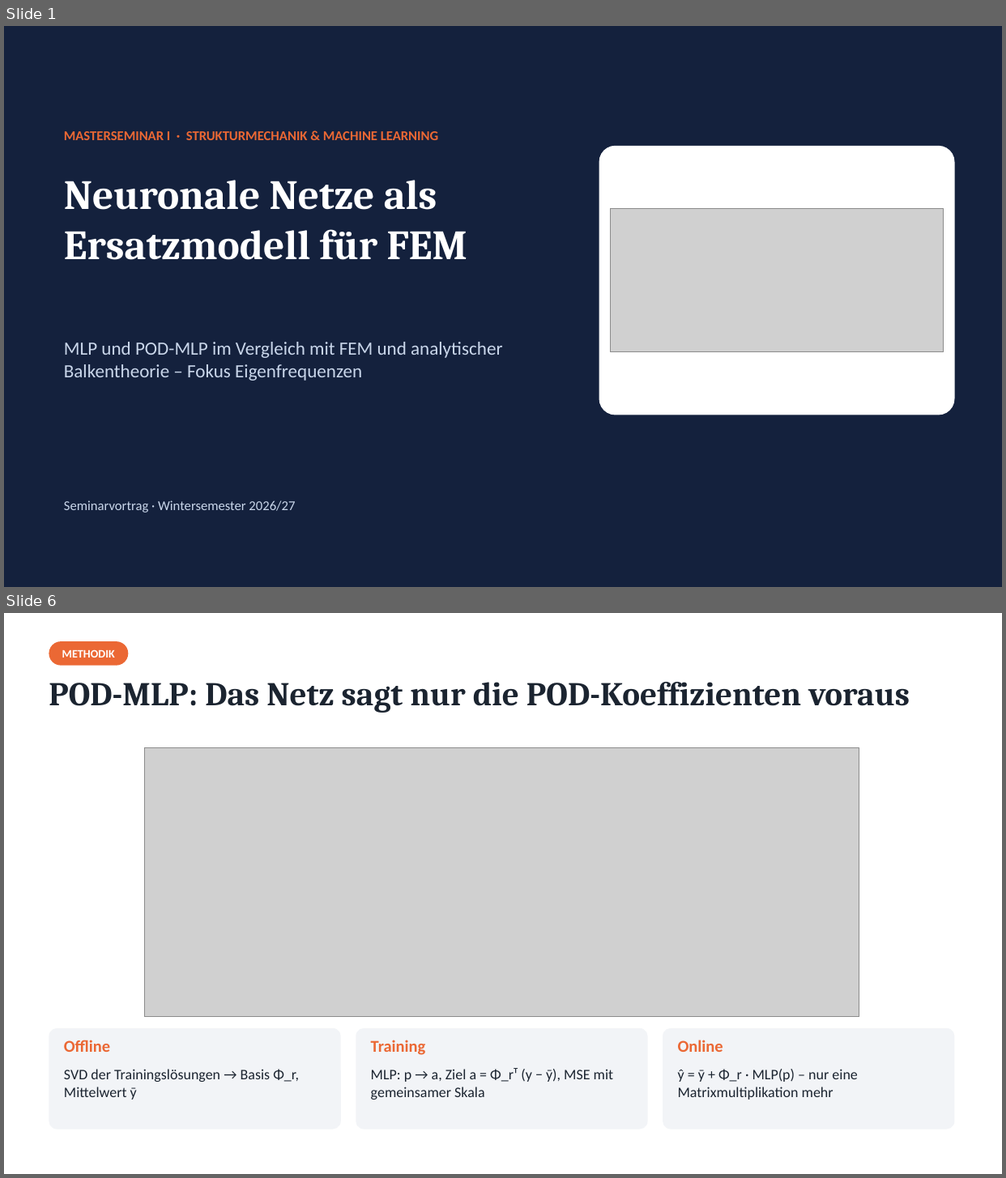
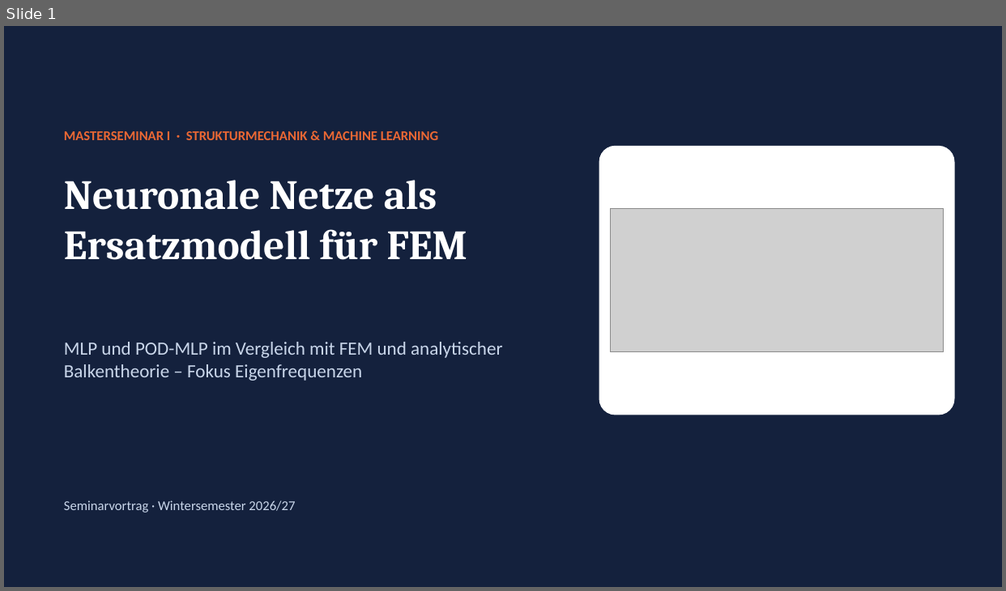
Before and after one commit to mircobuck/Seminar-I---Neuronale-Netz-als-Ersatzmodell-fuer-strukturmechanische-Berechnung, a slide deck: Praesentation/Vortrag_MLP_POD-MLP.pptx. Shown one above the other, each under a label of ours: slides 1 and 6 before the commit, slide 1 after it; the slides between them are not shown. The pictures are 1006x1178 and 1006x591 pixels, drawn with LibreOffice and Linux fonts; fonts in the diff are those of the drawing; grey boxes stand for pictures. Boxes give left, top, right and bottom in pixels: in the first picture for what was removed or moved away, otherwise in the second. Text is boxed around its words. In the diff, an @@ line names an element or a change of style, - is before the commit and + after.

```diff
--- a/Praesentation/Vortrag_MLP_POD-MLP.pptx
+++ b/Praesentation/Vortrag_MLP_POD-MLP.pptx
@@ slide 6 removed at [4,613,1002,1174], background #FFFFFF @@
@@ rounded rectangle removed at [49,641,128,666] @@
-METHODIK
@@ text removed at [49,682,910,713] @@
-POD-MLP: Das Netz sagt nur die POD-Koeffizienten voraus
@@ picture removed at [144,747,859,1017] @@
@@ rounded rectangle removed at [49,1029,341,1130] @@
@@ text removed at [64,1040,110,1052] @@
-Offline
@@ rounded rectangle removed at [356,1029,648,1130] @@
@@ text removed at [371,1040,426,1055] @@
-Training
@@ rounded rectangle removed at [663,1029,955,1130] @@
@@ text removed at [678,1040,723,1052] @@
-Online
@@ text removed at [64,1069,299,1100] @@
-SVD der Trainingslösungen → Basis Φ_r, Mittelwert ȳ
@@ text removed at [371,1068,613,1100] @@
-MLP: p → a, Ziel a = Φ_rᵀ (y − ȳ), MSE mit gemeinsamer Skala
@@ text removed at [678,1069,857,1100] @@
-ŷ = ȳ + Φ_r · MLP(p) – nur eine Matrixmultiplikation mehr
```
Also in this commit, not shown: 4 slides changed, 2 slides added, 11 other slides removed, 7 other files.
